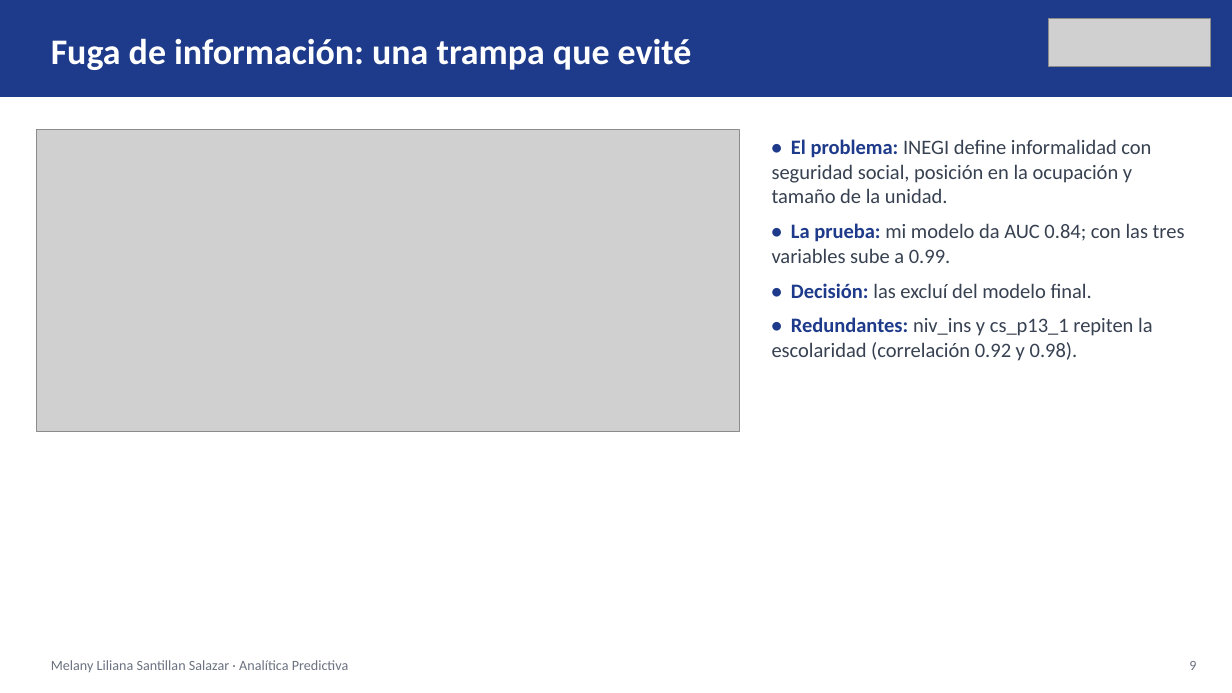
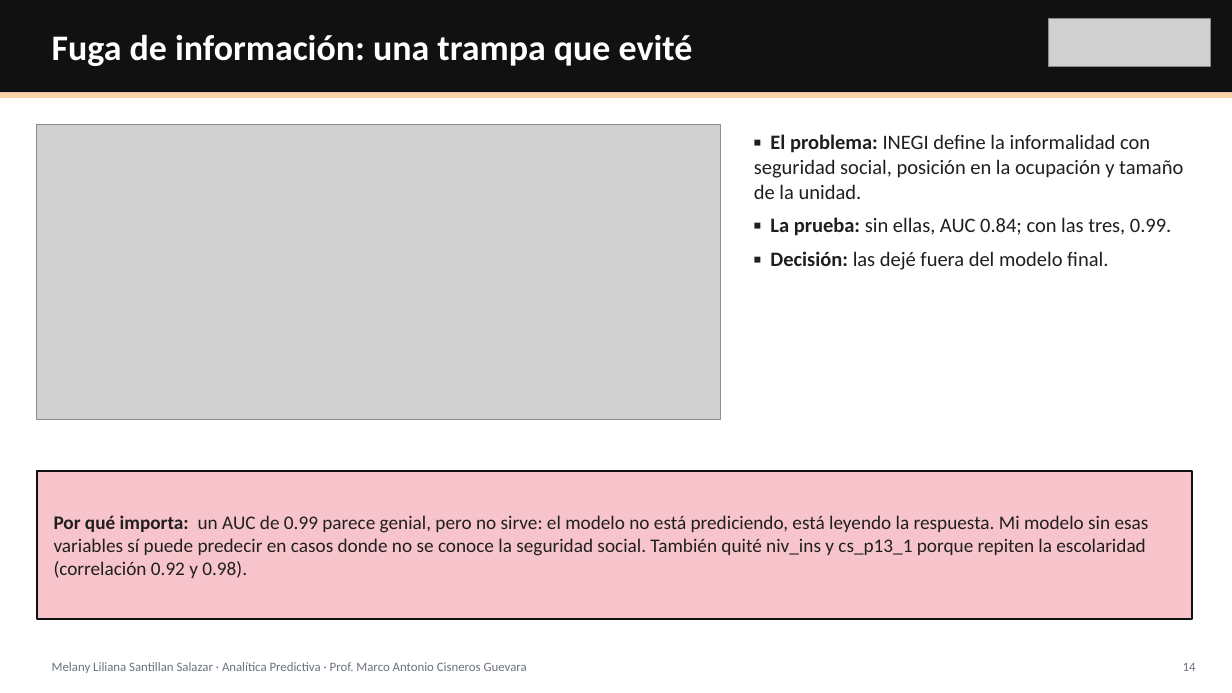
Before and after one commit to ivxnwww/Polymarket-UP-DOWN-5m, a slide deck: slide 14 of proyecto_enoe/Presentacion_Proyecto_ENOE.pptx (slide 9 before the commit). Drawn at 1232x693 pixels with LibreOffice and Linux fonts; fonts in the diff are those of the drawing; grey boxes stand for pictures. Boxes give left, top, right and bottom in pixels: in the first picture for what was removed or moved away, otherwise in the second. Text is boxed around its words. In the diff, an @@ line names an element or a change of style, - is before the commit and + after.

```diff
--- a/proyecto_enoe/Presentacion_Proyecto_ENOE.pptx
+++ b/proyecto_enoe/Presentacion_Proyecto_ENOE.pptx
@@ rectangle: place and size @@
-rectangle at [0, 0, 1232, 97]
+rectangle at [0, 0, 1232, 92]
@@ rectangle at [0, 0, 1232, 92]: fill #1E3A8A to #111111 @@
@@ text "Fuga de información: una trampa ..." at [52, 34, 693, 66]: less space between paragraphs @@
@@ rectangle added at [0, 92, 1232, 98], fill #FBD3A8 @@
@@ picture: place and size @@
-picture at [37, 129, 739, 432]
+picture at [37, 125, 721, 420]
@@ text at [754, 134, 1183, 270]: text changed; text colour #374151 to #1F1F1F @@
-• El problema: INEGI define informalidad con seguridad social, posición en la ocupación y tamaño de la unidad.
-• La prueba: mi modelo da AUC 0.84; con las tres variables sube a 0.99.
-• Decisión: las excluí del modelo final.
-• Redundantes: niv_ins y cs_p13_1 repiten la escolaridad (correlación 0.92 y 0.98).
+▪ El problema: INEGI define la informalidad con seguridad social, posición en la ocupación y tamaño de la unidad.
+▪ La prueba: sin ellas, AUC 0.84; con las tres, 0.99.
+▪ Decisión: las dejé fuera del modelo final.
@@ rectangle added at [37, 471, 1192, 619], fill #F8C4CC, outline #111111 1.25 pt @@
@@ text added at [54, 515, 1149, 578], 15 pt, text #1F1F1F @@
+Por qué importa: un AUC de 0.99 parece genial, pero no sirve: el modelo no está prediciendo, está leyendo la respuesta. Mi modelo sin esas variables sí puede predecir en casos donde no se conoce la seguridad social. También quité niv_ins y cs_p13_1 porque repiten la escolaridad (correlación 0.92 y 0.98).
@@ text at [52, 662, 527, 673]: text changed; size 11 to 10 pt @@
-Melany Liliana Santillan Salazar · Analítica Predictiva
+Melany Liliana Santillan Salazar · Analítica Predictiva · Prof. Marco Antonio Cisneros Guevara
@@ text added at [1183, 663, 1196, 671], 10 pt, text #6B7280 @@
+14
@@ text removed at [1189, 661, 1196, 670] @@
-9
```
Also in this commit, not shown: 13 other slides changed, 10 slides added, 3 slides removed, 23 other files.
